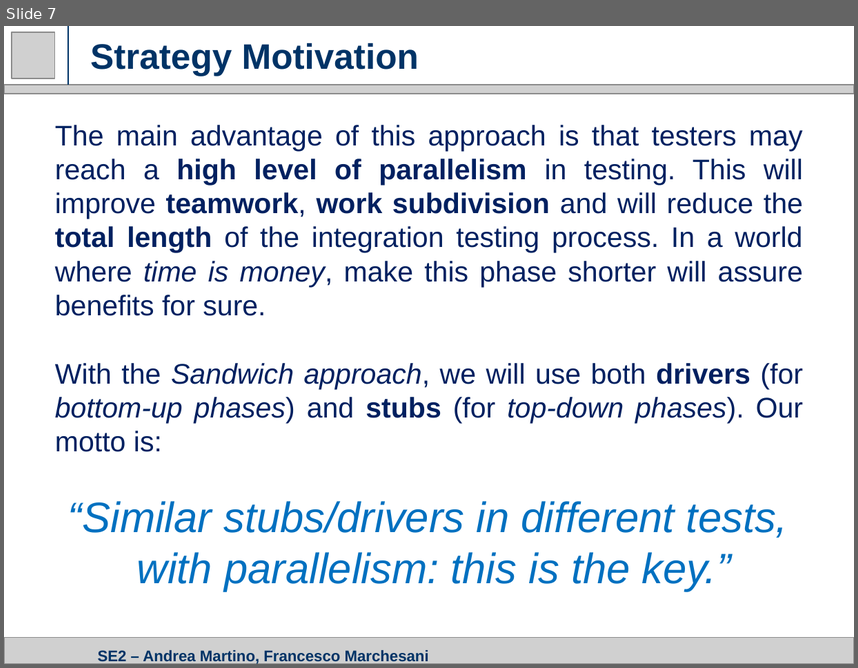
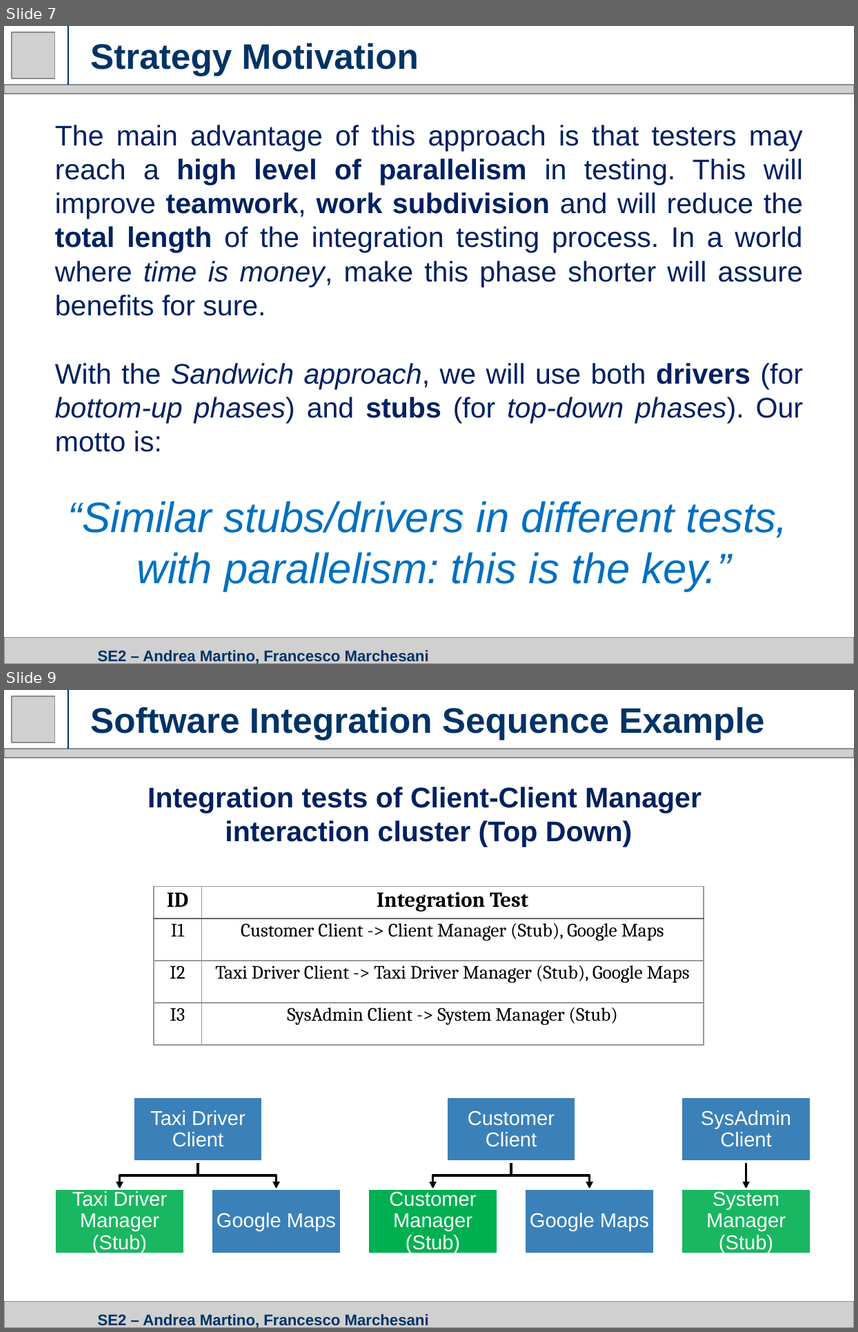
Before and after one commit to amandreamartino/se2-amfm, a slide deck: Presentations/4. ITPD Presentation.pptx. Shown one above the other, each under a label of ours: slide 7 before the commit, slides 7 and 9 after it; the slides between them are not shown. The pictures are 858x668 and 858x1332 pixels, drawn with LibreOffice and Linux fonts; fonts in the diff are those of the drawing; grey boxes stand for pictures. Boxes give left, top, right and bottom in pixels: in the first picture for what was removed or moved away, otherwise in the second. Text is boxed around its words. In the diff, an @@ line names an element or a change of style, - is before the commit and + after.

```diff
--- a/Presentations/4. ITPD Presentation.pptx
+++ b/Presentations/4. ITPD Presentation.pptx
@@ slide 9 added at <box>4,690,854,1328</box>, background #FFFFFF @@
@@ picture added at <box>12,696,55,742</box> @@
@@ line added from (69, 749) to (69, 690), #003366 0.75 pt @@
@@ title added at <box>90,707,764,740</box>, 30 pt, text #003366, bold @@
+Software Integration Sequence Example
@@ picture added at <box>4,749,854,758</box> @@
@@ text added at <box>148,787,702,847</box>, 24 pt, text #002060, bold @@
+Integration tests of Client-Client Manager
+interaction cluster (Top Down)
@@ table added at <box>154,887,704,1049</box>, 4 rows, 2 columns @@
+ID | Integration Test
+I1 | Customer Client -> Client Manager (Stub), Google Maps
+I2 | Taxi Driver Client -> Taxi Driver Manager (Stub), Google Maps
+I3 | SysAdmin Client -> System Manager (Stub)
@@ group added at <box>55,1096,811,1254</box>: 8 rectangles, 8 texts, 5 freeform shapes @@
+Taxi Driver Client
+Taxi Driver Manager (Stub)
+Google Maps
+Customer Client
+Customer Manager (Stub)
+Google Maps
+SysAdmin Client
+System Manager (Stub)
@@ picture added at <box>4,1301,854,1328</box> @@
@@ title added at <box>98,1314,429,1328</box>, 13 pt, text #003366, bold @@
+SE2 – Andrea Martino, Francesco Marchesani
```
Also in this commit, not shown: 5 slides changed, 1 other file.
